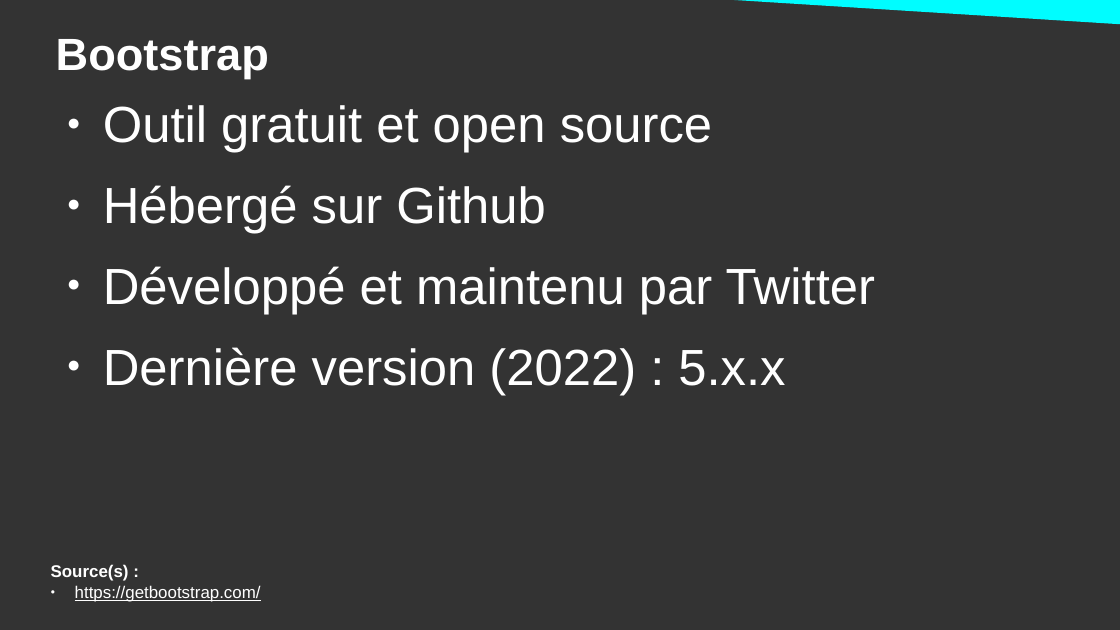
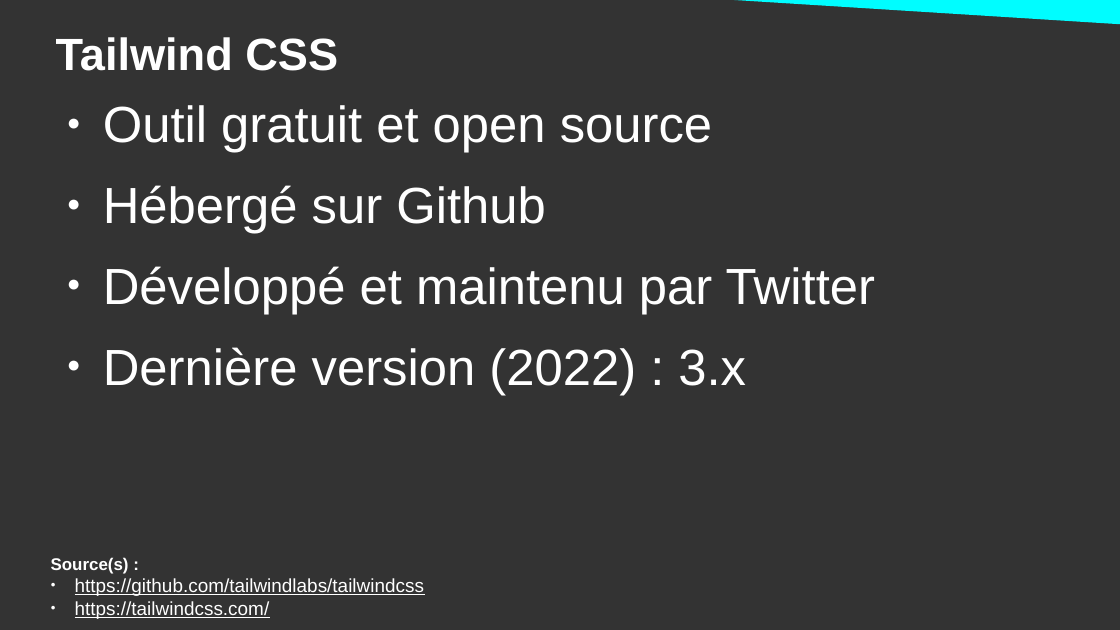
Before and after one commit to DanYellow/cours, a slide deck: slide 5 of integration-web-s2/cours-magistraux/numero-4/presentation.odp (slide 4 before the commit). Drawn at 1120x630 pixels with LibreOffice and Linux fonts; fonts in the diff are those of the drawing. Boxes give left, top, right and bottom in pixels: in the first picture for what was removed or moved away, otherwise in the second. Text is boxed around its words. In the diff, an @@ line names an element or a change of style, - is before the commit and + after.

```diff
--- a/integration-web-s2/cours-magistraux/numero-4/presentation.odp
+++ b/integration-web-s2/cours-magistraux/numero-4/presentation.odp
@@ title at (56,37,338,71): text changed @@
-Bootstrap
+Tailwind CSS
@@ text at (103,347,746,395): text changed @@
-● Dernière version (2022) : 5.x.x
+● Dernière version (2022) : 3.x
@@ text "Source(s) :": place and size @@
-text "Source(s) :" at (51,564,261,602)
+text "Source(s) :" at (51,557,424,619)
@@ text at (75,578,424,619): text changed; size 12 to 13.4 pt @@
-● https://getbootstrap.com/
+● https://github.com/tailwindlabs/tailwindcss
+● https://tailwindcss.com/
```
Also in this commit, not shown: 2 other slides changed, 6 slides added, 10 slides removed, 46 other files.
